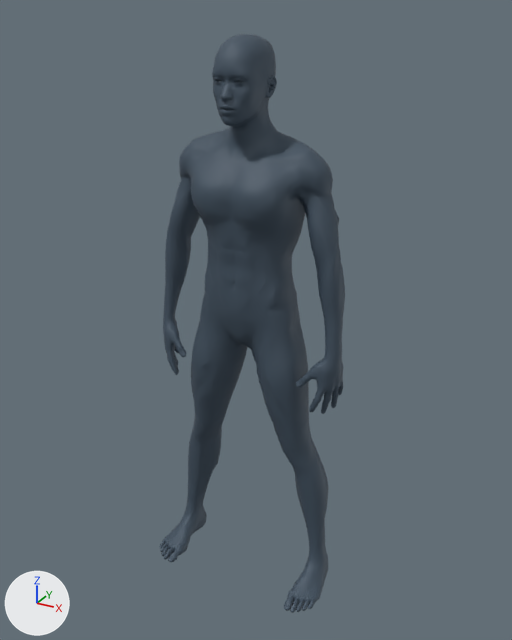
One commit to the glTF model tests/twin-browser/assets/twin-anatomy-muscular-candidate.glb: the scene before it, then after it.
Rendered twice from a camera (50 mm lens) standing at (1.038, -1.879, 1.903) and looking at (0.02, -0.028, 0.978). Lighting does not change. The marker at lower left points along +X, +Y and +Z. The first picture is the older version.

Script lines for the objects in view, before the commit:
```python
me_twin_region_arms = bpy.data.meshes.new('twin-region:arms')
me_twin_region_arms.from_pydata(...)  # 666 vertices, 1248 faces; spans x -0.329..0.329, y -0.077..0.037, z 0.924..1.389
me_twin_region_arms.materials.append(mat_twin_region_arms)  # dark blue #425261
me_twin_region_core = bpy.data.meshes.new('twin-region:core')
me_twin_region_core.from_pydata(...)  # 206 vertices, 318 faces; spans x -0.166..0.166, y -0.131..0.022, z 1.042..1.321
me_twin_region_core.materials.append(mat_twin_region_core)  # dark blue #425261
me_twin_region_legs = bpy.data.meshes.new('twin-region:legs')
me_twin_region_legs.from_pydata(...)  # 1044 vertices, 1994 faces; spans x -0.292..0.292, y -0.129..0.066, z 0.11..1.01
me_twin_region_legs.materials.append(mat_twin_region_legs)  # dark blue #425261
me_twin_region_neutral = bpy.data.meshes.new('twin-region:neutral')
me_twin_region_neutral.from_pydata(...)  # 10261 vertices, 20262 faces; spans x -0.33..0.33, y -0.22..0.07, z 0.0..1.84
me_twin_region_neutral.materials.append(mat_twin_region_neutral)  # dark blue #425261
ob_twin_region_arms = bpy.data.objects.new('twin-region:arms', me_twin_region_arms)
ob_twin_region_arms.location = (0.0, 0.0, 0.0)
ob_twin_region_core = bpy.data.objects.new('twin-region:core', me_twin_region_core)
ob_twin_region_core.location = (0.0, 0.0, 0.0)
ob_twin_region_legs = bpy.data.objects.new('twin-region:legs', me_twin_region_legs)
ob_twin_region_legs.location = (0.0, 0.0, 0.0)
ob_twin_region_neutral = bpy.data.objects.new('twin-region:neutral', me_twin_region_neutral)
ob_twin_region_neutral.location = (0.0, 0.0, 0.0)
# also in view: 'twin-region:abs' at (0.0, -0.127, 1.178); 'twin-region:chest' at (0.0, -0.104, 1.385); 'twin-region:shoulders' at (0.0, -0.04, 1.437)
```
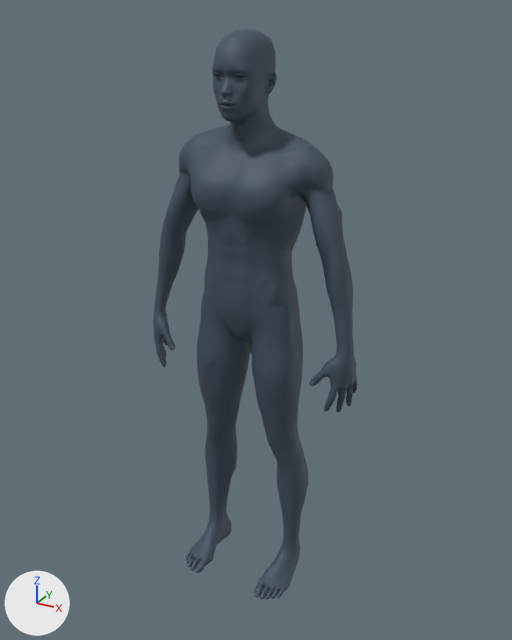
Location of each change, (x1, y1, x2, y2) in pixels of the pictures (512 x 640 px; the box of a moved part takes in the faces that stretch with it):
'twin-region:neutral', reshaped (11% wider)
    before: (159, 34, 343, 613)
    after: (153, 29, 358, 600)
'twin-region:legs', reshaped (22% narrower)
    before: (186, 313, 328, 558)
    after: (197, 310, 308, 548)
'twin-region:arms', reshaped (10% wider)
    before: (164, 188, 345, 355)
    after: (155, 184, 354, 351)
part 1 of me_twin_region_neutral, moved or reshaped
    before: (195, 34, 308, 184)
    after: (195, 29, 307, 180)
part 2 of me_twin_region_neutral, moved or reshaped
    before: (296, 349, 343, 414)
    after: (309, 346, 358, 413)
part 3 of me_twin_region_neutral, moved or reshaped
    before: (284, 552, 328, 613)
    after: (254, 542, 300, 600)
part 4 of me_twin_region_neutral, moved or reshaped
    before: (163, 312, 186, 375)
    after: (153, 305, 175, 367)
part 5 of me_twin_region_neutral, moved or reshaped
    before: (159, 504, 207, 562)
    after: (185, 512, 232, 573)
part 6 of me_twin_region_arms, moved or reshaped
    before: (304, 206, 345, 355)
    after: (306, 201, 354, 351)
part 7 of me_twin_region_arms, moved or reshaped
    before: (164, 188, 200, 317)
    after: (155, 184, 198, 309)

The edits, one by one:
me_twin_region_neutral is used by ob_twin_region_neutral; location (0.0, 0.0, 0.0).
me_twin_region_neutral had 10261 vertices, 20262 faces and spanned x -0.33..0.33, y -0.22..0.07, z 0.0..1.84.
me_twin_region_neutral now has 10261 vertices, 20262 faces and spans x -0.38..0.38, y -0.22..0.07, z 0.0..1.85.
me_twin_region_neutral part 1: the loose piece of 4620 vertices spanning x -0.19..0.19, y -0.18..0.06, z 1.44..1.84 is moved by (0.0, 0.0, 0.01).
me_twin_region_neutral part 2: the loose piece of 1629 vertices spanning x 0.21..0.33, y -0.11..0.0, z 0.72..0.96 is turned -4 degrees about the y axis through its middle, then moved by (0.04, 0.0, 0.02).
me_twin_region_neutral part 3: the loose piece of 1095 vertices spanning x 0.22..0.32, y -0.22..0.05, z 0.0..0.12 is turned 7 degrees about the y axis through its middle, then moved by (-0.11, 0.0, 0.0).
me_twin_region_neutral part 4: the loose piece of 1629 vertices spanning x -0.33..-0.21, y -0.11..0.0, z 0.72..0.96 is turned 4 degrees about the y axis through its middle, then moved by (-0.04, 0.0, 0.02).
me_twin_region_neutral part 5: the loose piece of 1095 vertices spanning x -0.32..-0.22, y -0.22..0.05, z 0.0..0.12 is turned -7 degrees about the y axis through its middle, then moved by (0.11, 0.0, 0.0).
Other edits to the shape of me_twin_region_neutral do not show in these pictures.
me_twin_region_arms is used by ob_twin_region_arms; location (0.0, 0.0, 0.0).
me_twin_region_arms had 666 vertices, 1248 faces and spanned x -0.329..0.329, y -0.077..0.037, z 0.924..1.389.
me_twin_region_arms now has 666 vertices, 1248 faces and spans x -0.366..0.366, y -0.077..0.037, z 0.945..1.405.
me_twin_region_arms part 6: the loose piece of 333 vertices spanning x 0.17..0.329, y -0.077..0.037, z 0.924..1.389 is turned -4 degrees about the y axis through its middle, then moved by (0.022, 0.0, 0.017).
me_twin_region_arms part 7: the loose piece of 333 vertices spanning x -0.329..-0.17, y -0.077..0.037, z 0.924..1.389 is turned 4 degrees about the y axis through its middle, then moved by (-0.022, 0.0, 0.017).
me_twin_region_legs is used by ob_twin_region_legs; location (0.0, 0.0, 0.0).
me_twin_region_legs had 1044 vertices, 1994 faces and spanned x -0.292..0.292, y -0.129..0.066, z 0.11..1.01.
me_twin_region_legs now has 1044 vertices, 1994 faces and spans x -0.203..0.203, y -0.129..0.066, z 0.107..1.021.
me_twin_region_legs part 8: 1044 of 1044 vertices moved; they spanned x -0.292..0.292, y -0.129..0.066, z 0.11..1.01 and now span x -0.203..0.203, y -0.129..0.066, z 0.107..1.021; mean shift (0.0, 0.0, 0.007).
